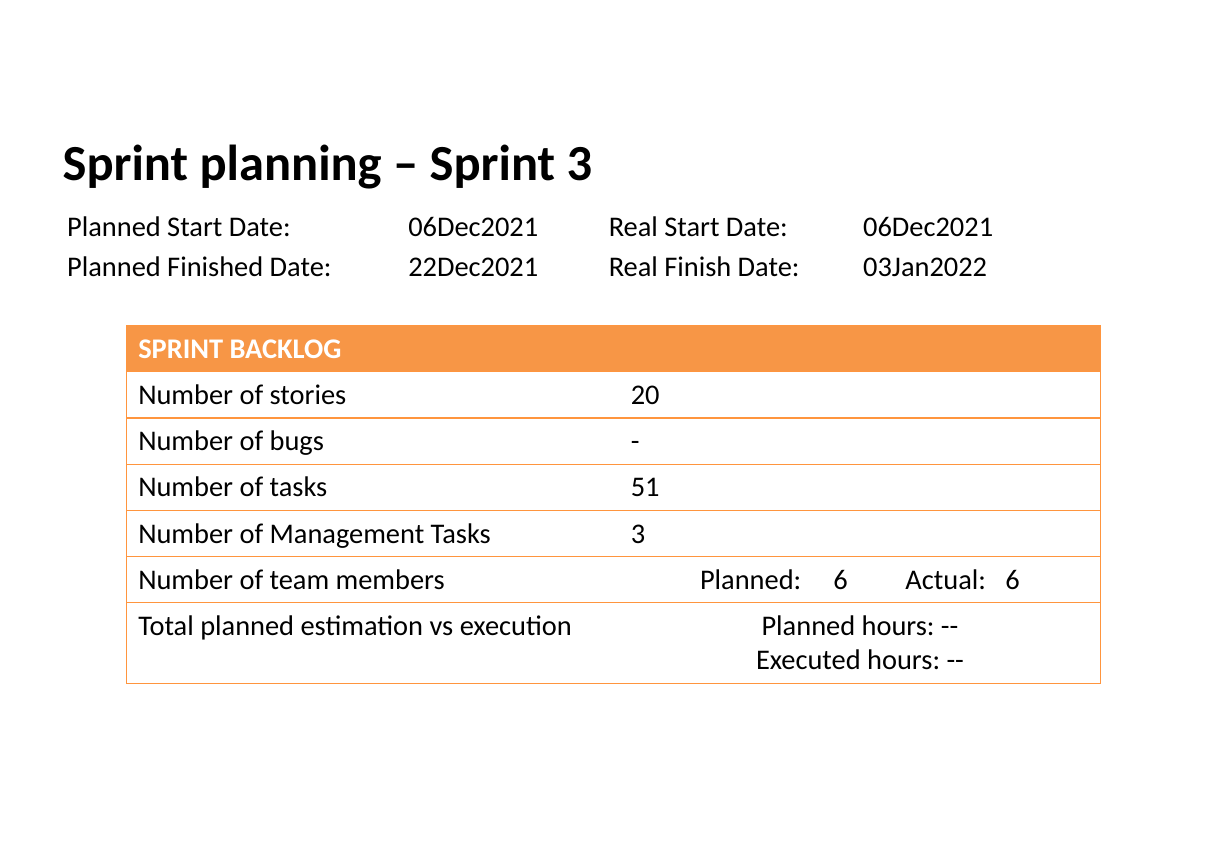
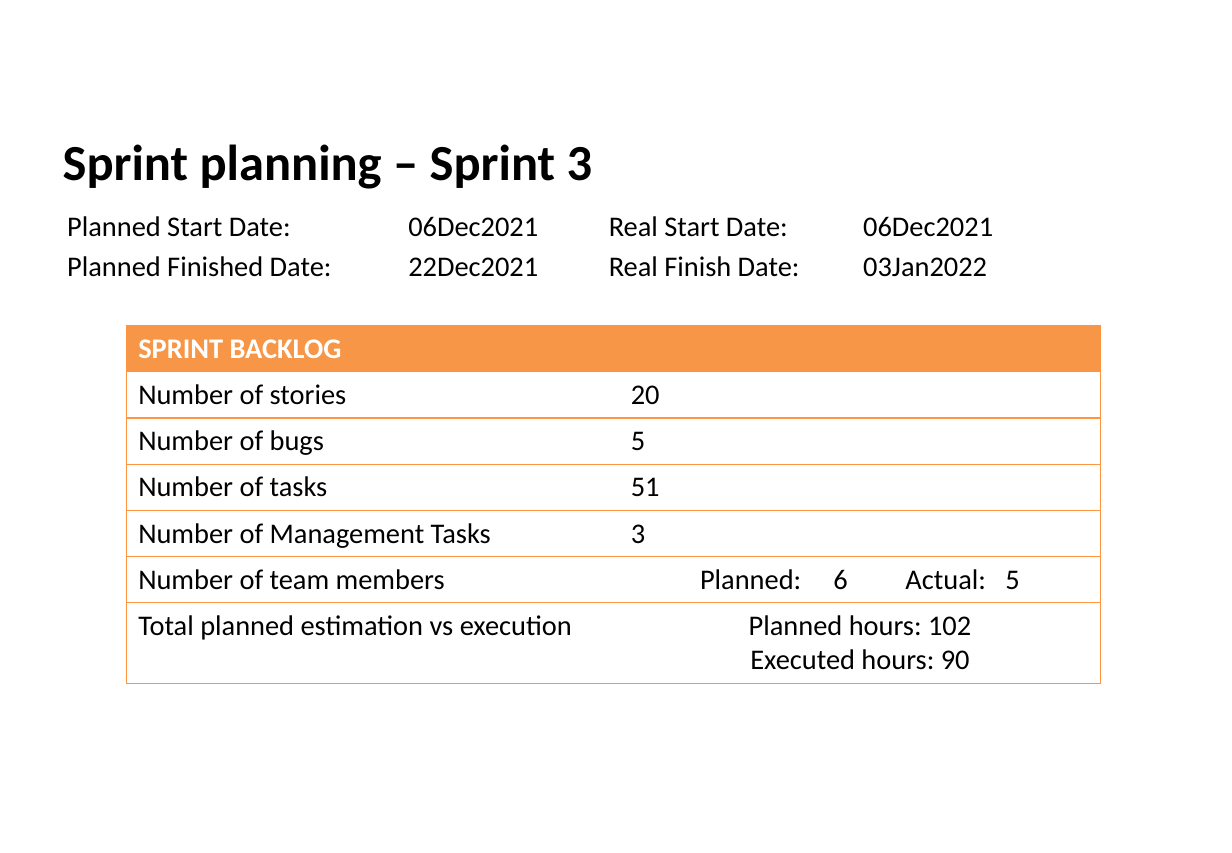
Before and after one commit to Diogosadias/LEI_PI_SEM3, a slide deck: slide 2 of docs/Sprint3/LAPR3 - Sprint 3 Status Report.pptx. Drawn at 1232x853 pixels with LibreOffice and Linux fonts; fonts in the diff are those of the drawing; background and template pictures are left out. Boxes give left, top, right and bottom in pixels: in the first picture for what was removed or moved away, otherwise in the second. Text is boxed around its words. In the diff, an @@ line names an element or a change of style, - is before the commit and + after.

```diff
--- a/docs/Sprint3/LAPR3 - Sprint 3 Status Report.pptx
+++ b/docs/Sprint3/LAPR3 - Sprint 3 Status Report.pptx
@@ table at <box>127,325,1101,681</box> @@
-row 3, column 2: -
+row 3, column 2: 5
-row 6, column 2: Planned: 6 Actual: 6
+row 6, column 2: Planned: 6 Actual: 5
-row 7, column 2: Planned hours: -- / Executed hours: --
+row 7, column 2: Planned hours: 102 / Executed hours: 90
```
Also in this commit, not shown: 8 other slides changed.
